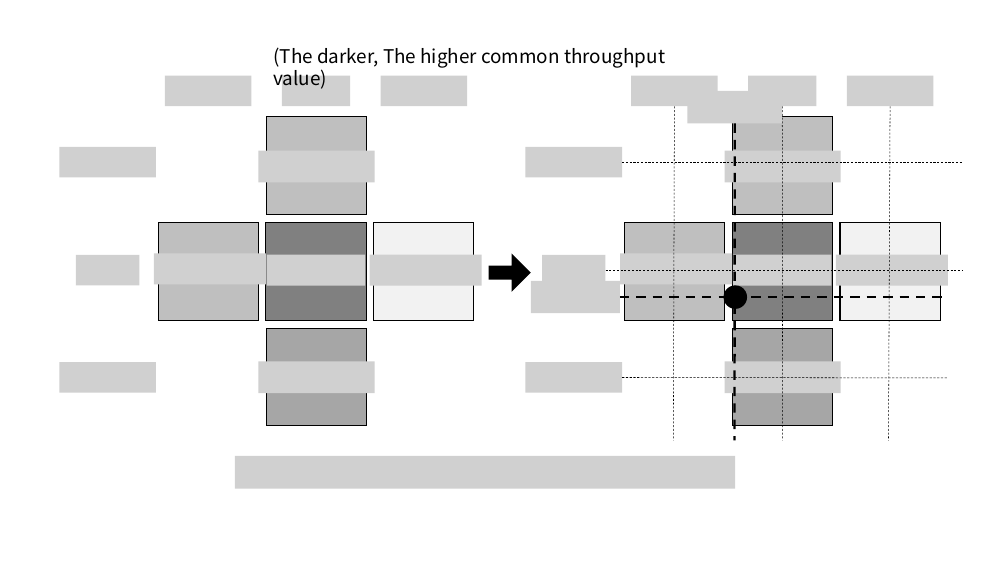
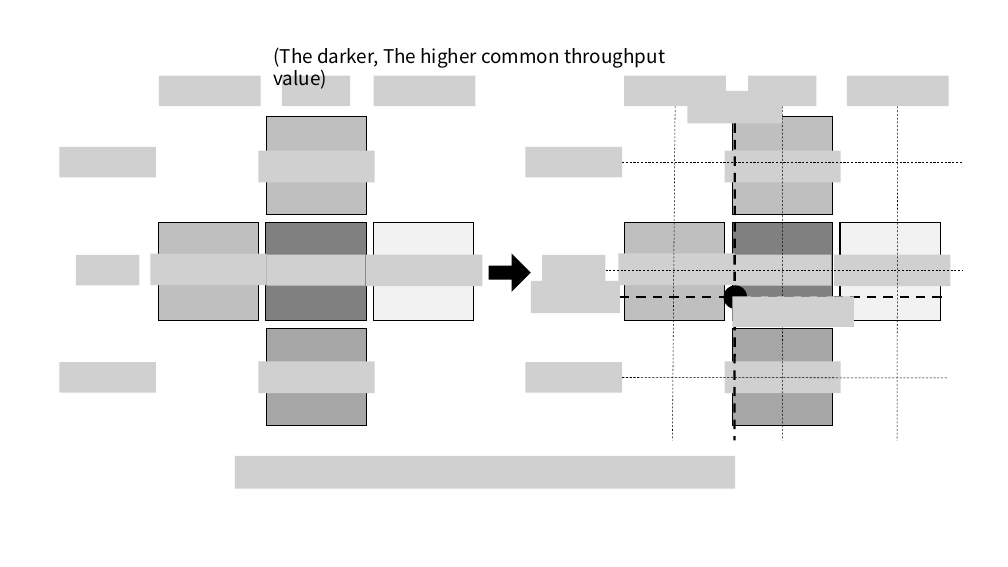
Before and after one commit to WannaBeSuperteur/2020, a slide deck: slide 5 of WPCN/for_final_paper.pptx. Drawn at 1008x567 pixels with LibreOffice and Linux fonts; fonts in the diff are those of the drawing; grey boxes stand for pictures. Boxes give left, top, right and bottom in pixels: in the first picture for what was removed or moved away, otherwise in the second. Text is boxed around its words. In the diff, an @@ line names an element or a change of style, - is before the commit and + after.

```diff
--- a/WPCN/for_final_paper.pptx
+++ b/WPCN/for_final_paper.pptx
@@ picture resized from (x1=165, y1=76, x2=251, y2=106) to (x1=159, y1=76, x2=261, y2=106) @@
@@ picture resized from (x1=380, y1=76, x2=467, y2=106) to (x1=374, y1=76, x2=476, y2=106) @@
@@ picture resized from (x1=631, y1=76, x2=718, y2=106) to (x1=625, y1=76, x2=727, y2=106) @@
@@ picture resized from (x1=847, y1=76, x2=933, y2=106) to (x1=847, y1=76, x2=949, y2=106) @@
@@ line moved from (890, 107) - (889, 441) to (898, 107) - (898, 441) @@
@@ picture resized from (x1=154, y1=253, x2=266, y2=284) to (x1=150, y1=253, x2=267, y2=285) @@
@@ picture resized from (x1=370, y1=255, x2=482, y2=286) to (x1=366, y1=255, x2=482, y2=287) @@
@@ picture added at (x1=733, y1=296, x2=854, y2=327) @@
```
Also in this commit, not shown: 1 slide added, 1 other file.
